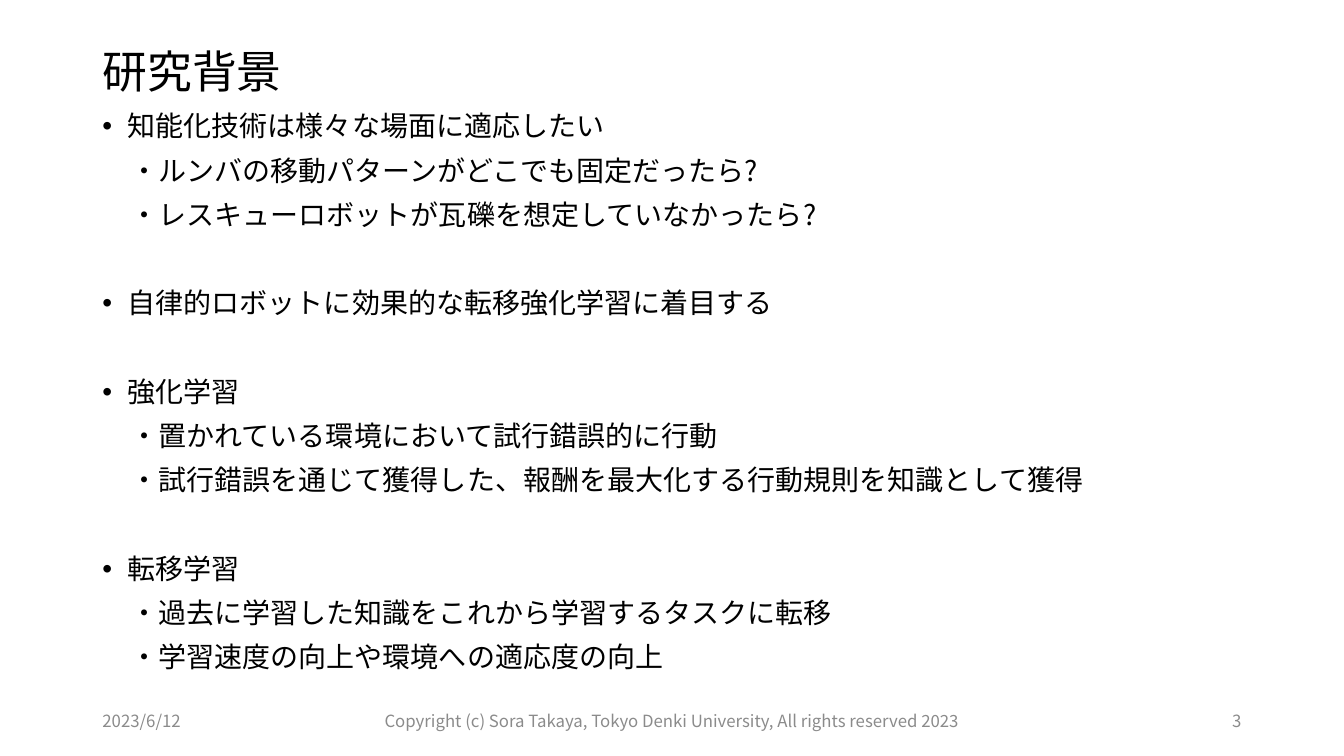
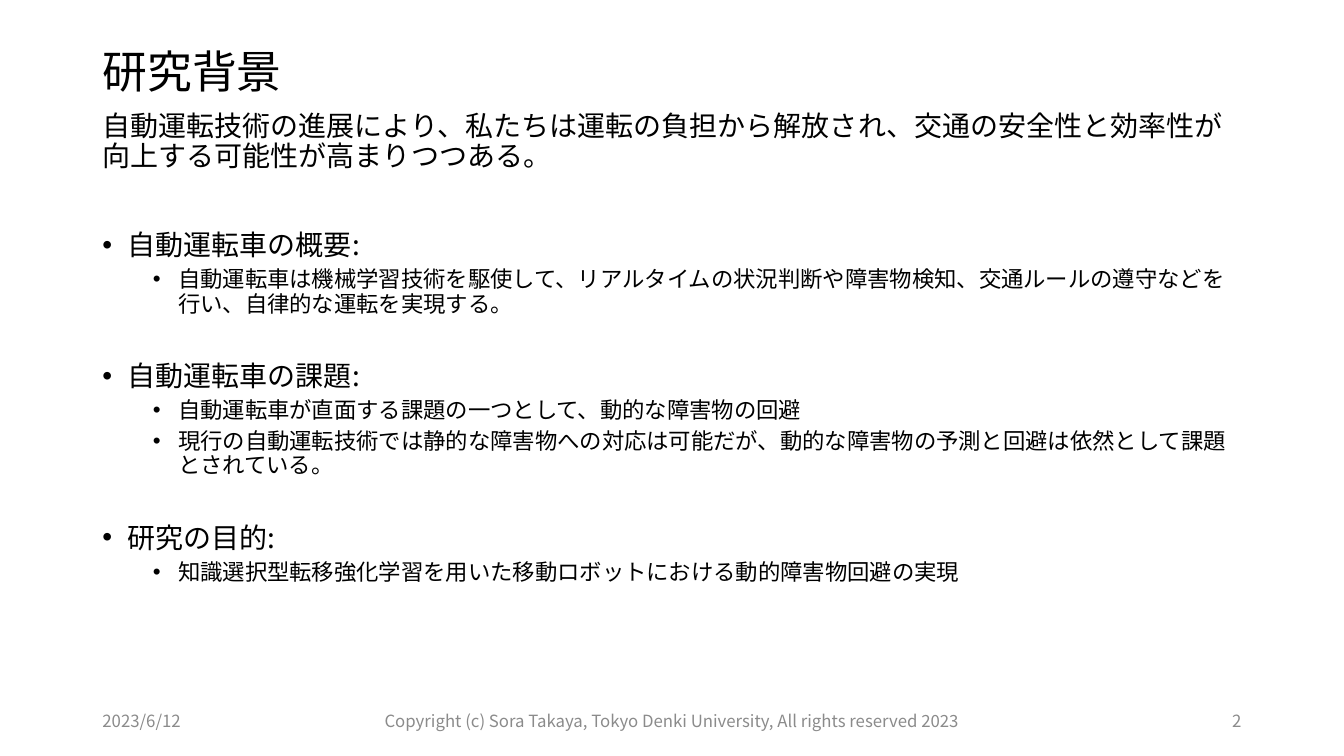
Before and after one commit to Tsora1216/Intelligent_Information_System_Lab, a slide deck: slide 2 of 990_【火】研究会/20230613_01_高矢_研究会/20230613_高矢_研究会.pptx (slide 3 before the commit). Drawn at 1344x756 pixels with LibreOffice and Linux fonts; fonts in the diff are those of the drawing. Boxes give left, top, right and bottom in pixels: in the first picture for what was removed or moved away, otherwise in the second. Text is boxed around its words. In the diff, an @@ line names an element or a change of style, - is before the commit and + after.

```diff
--- a/990_【火】研究会/20230613_01_高矢_研究会/20230613_高矢_研究会.pptx
+++ b/990_【火】研究会/20230613_01_高矢_研究会/20230613_高矢_研究会.pptx
@@ text at <box>102,112,1226,582</box>: text changed; size 20 to 16 pt @@
-• 知能化技術は様々な場面に適応したい
-・ルンバの移動パターンがどこでも固定だったら?
-・レスキューロボットが瓦礫を想定していなかったら?
-• 自律的ロボットに効果的な転移強化学習に着目する
-• 強化学習
-・置かれている環境において試行錯誤的に行動
-・試行錯誤を通じて獲得した、報酬を最大化する行動規則を知識として獲得
-• 転移学習
-・過去に学習した知識をこれから学習するタスクに転移
-・学習速度の向上や環境への適応度の向上
+自動運転技術の進展により、私たちは運転の負担から解放され、交通の安全性と効率性が向上する可能性が高まりつつある。
+• 自動運転車の概要:
+  • 自動運転車は機械学習技術を駆使して、リアルタイムの状況判断や障害物検知、交通ルールの遵守などを行い、自律的な運転を実現する。
+• 自動運転車の課題:
+  • 自動運転車が直面する課題の一つとして、動的な障害物の回避
+  • 現行の自動運転技術では静的な障害物への対応は可能だが、動的な障害物の予測と回避は依然として課題とされている。
+• 研究の目的:
+  • 知識選択型転移強化学習を用いた移動ロボットにおける動的障害物回避の実現
@@ page number at <box>1232,714,1241,727</box>: text changed @@
-3
+2
```
Also in this commit, not shown: 9 other slides changed, 2 slides added, 1 slide removed, 17 other files.
